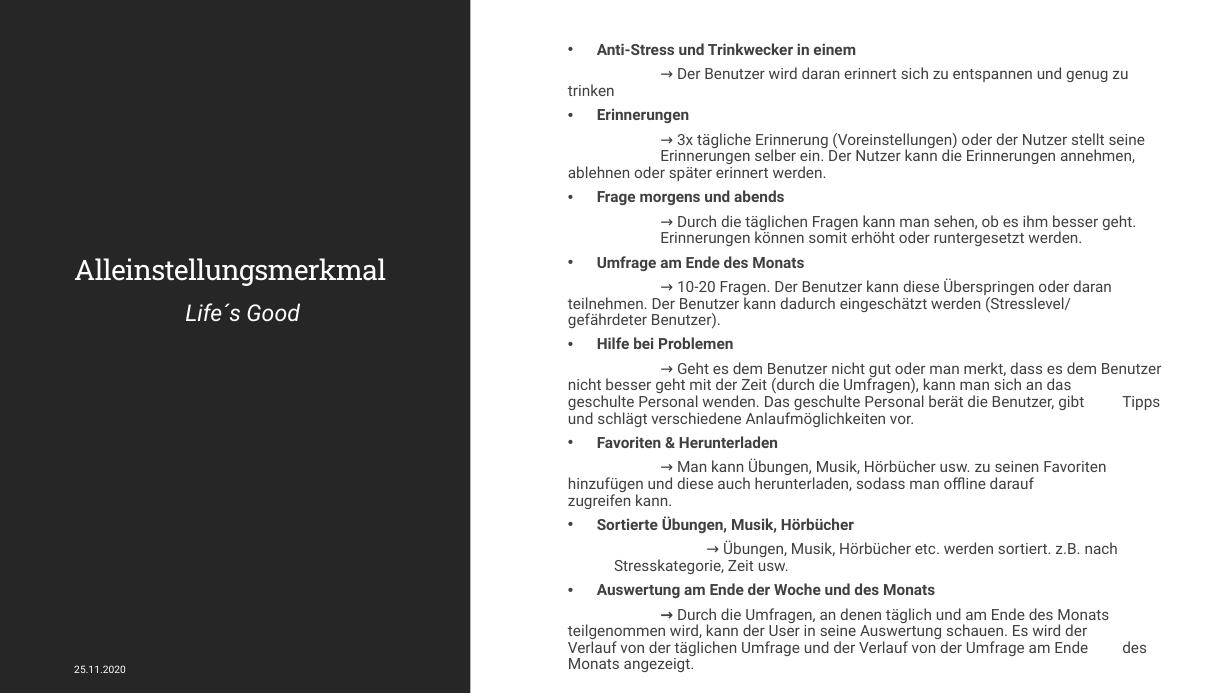
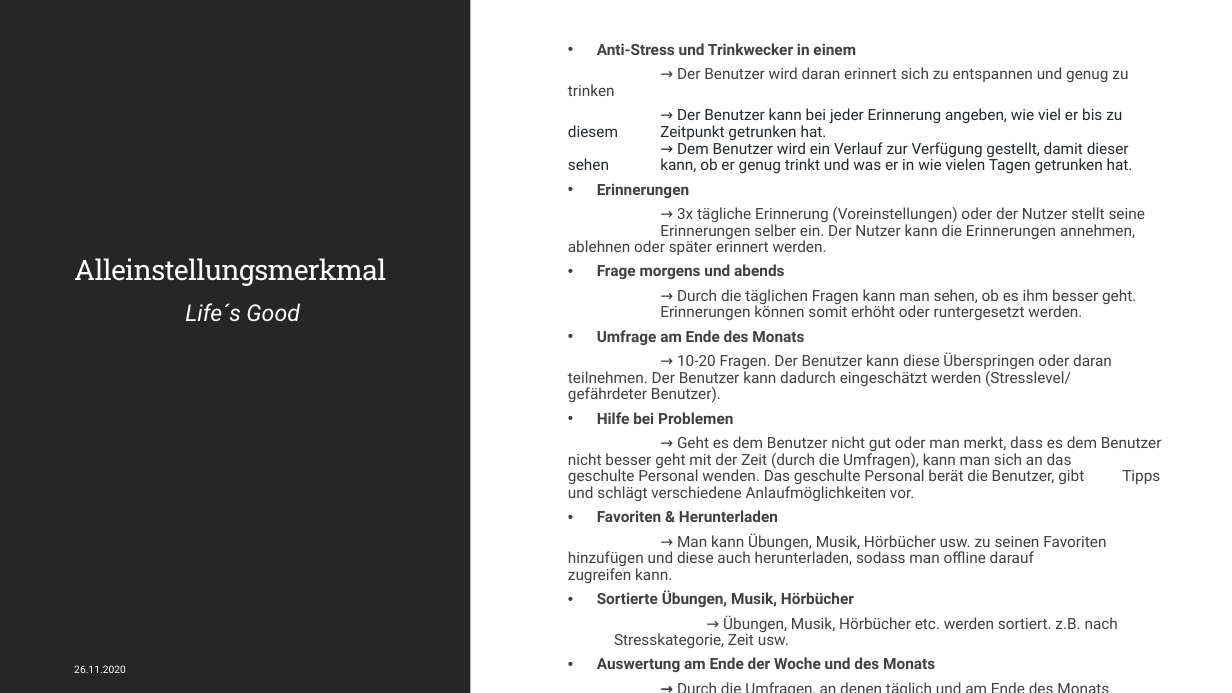
Before and after one commit to Kplacken/EPWS2020SerttasPlackenhohn, a slide deck: slide 13 of Audit 1/WS2020_SerttasPlackenhohn_Audit1.pptx. Drawn at 1232x693 pixels with LibreOffice and Linux fonts; fonts in the diff are those of the drawing. Boxes give left, top, right and bottom in pixels: in the first picture for what was removed or moved away, otherwise in the second. Text is boxed around its words. In the diff, an @@ line names an element or a change of style, - is before the commit and + after.

```diff
--- a/Audit 1/WS2020_SerttasPlackenhohn_Audit1.pptx
+++ b/Audit 1/WS2020_SerttasPlackenhohn_Audit1.pptx
@@ text at [660, 108, 1133, 173]: paragraph added @@
+→ Der Benutzer kann bei jeder Erinnerung angeben, wie viel er bis zu diesem Zeitpunkt getrunken hat.
+→ Dem Benutzer wird ein Verlauf zur Verfügung gestellt, damit dieser sehen kann, ob er genug trinkt und was er in wie vielen Tagen getrunken hat.
```
Also in this commit, not shown: 14 other slides changed.
